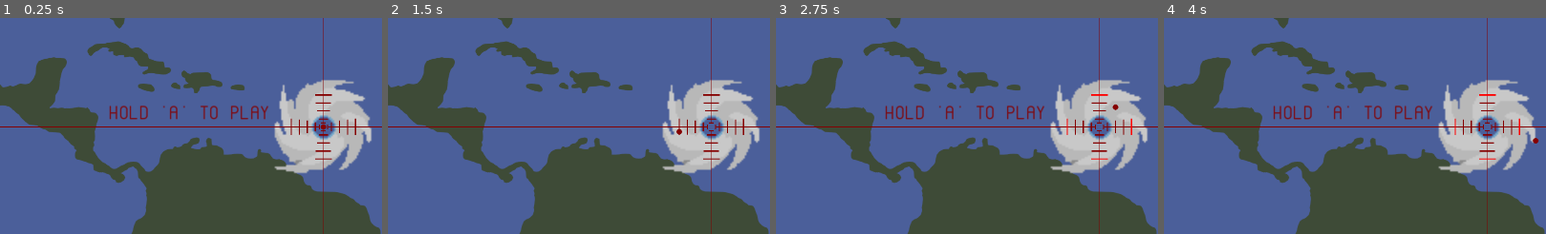
Above: before the commit, frames 1-4 (left to right).
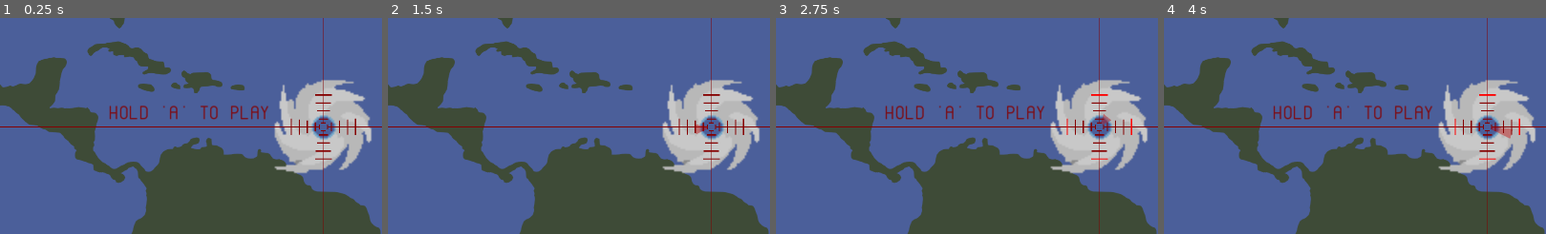
Above: after the commit, the same moments.

Repository: nschrag/BigHurricaneHunter
Game: Godot game, scene res://Map02.tscn
Same seed, same stepped clock (60 frames per second), same inputs: the game is played once before the commit and once after it.
Inputs (mouse positions are % of the whole screen's width and height, from its top left):
- Up to frame 1 (0.25 s): no input
- Up to frame 2 (1.5 s): tap Enter (ui_accept) at 0.5, 0.77, 1.25 s; move the mouse to (72, 45) at 0.52 s; hold Right (ui_right) 0.53-1.28 s; hold Space (fire) 0.53-1.28 s; move the mouse to (30, 55) at 1.27 s; hold Down (ui_down) from 1.28 s (still down); tap Space (fire) at 1.35 s
- Up to frame 3 (2.75 s): tap Enter (ui_accept) at 1.52 s; move the mouse to (60, 28) at 2.02 s; release Down (ui_down) at 2.03 s; hold Right (ui_right) from 2.03 s (still down); hold Space (fire) from 2.03 s (still down)
- Up to frame 4 (4 s): tap Enter (ui_accept) at 2.75, 3.02, 3.5, 3.77 s; move the mouse to (45, 70) at 2.77 s; release Right (ui_right) at 2.78 s; release Space (fire) at 2.78 s; hold Up (ui_up) 2.78-3.53 s; tap Space (fire) at 2.85 s; move the mouse to (80, 65) at 3.52 s; hold Left (ui_left) from 3.53 s (still down); hold Space (fire) from 3.53 s (still down)
The pictures show only the part of the screen within x 22-72%, y 50-100%; the shares and areas given below are measured in that part.

The runs differ from the first frame. In frame 1, less than 0.1% of the frame differs, in the area x 83-86%, y 48-52%; in frame 2, 0.1%; in frame 3, 0.1%; in frame 4, 0.2%, in the area x 85-98%, y 50-59%.

Commit message:
Changed the visual presentation of the mouse cursor

Diff:
--- /dev/null
+++ b/MouseCursor.gd
@@ -0,0 +1,6 @@
+extends Line2D
+
+class_name MouseCursor
+
+func set_cursor_position(pos: Vector2):
+	points.set(1, pos)
--- a/Reticule.gd
+++ b/Reticule.gd
@@ -2,6 +2,7 @@
 
 class_name Reticule
 
+const mouse_cursor_range = 80
 var speed = 300
 
 @export var hurricane_parent: Node2D
@@ -75,7 +76,7 @@
 			var dir = ($Center/MouseCursor.position)
 			var distance = get_speed() * delta
 			#if distance <= dir.length():
-			set_reticule_position(center.position + dir.normalized() * distance * (dir.length() / 150))
+			set_reticule_position(center.position + dir.normalized() * distance * (dir.length() / mouse_cursor_range))
 
 			pass
 			#var dif:Vector2 = get_global_mouse_position() - center.position
@@ -125,10 +126,14 @@
 	if event is InputEventMouseMotion:
 		var motion = event as InputEventMouseMotion
 		var p = $Center/MouseCursor.position
-		p += motion.screen_relative * 0.5
-		if p.length() > 150:
-			p = p.normalized() * 150
+		p += motion.screen_relative * 0.25
+		if p.length() > mouse_cursor_range:
+			p = p.normalized() * mouse_cursor_range
 		$Center/MouseCursor.position = p
+		var cursor: MouseCursor = $Center/MouseLine
+		cursor.set_point_position(0, p.normalized() * 10)
+		cursor.set_point_position(1, p)
+
 
 enum HitResult { HIT, CLOSE, MISS }
 func _unhandled_input(event: InputEvent) -> void:
--- a/Reticule.tscn
+++ b/Reticule.tscn
@@ -1,11 +1,16 @@
-[gd_scene load_steps=7 format=3 uid="uid://b88kikoejjfqq"]
+[gd_scene load_steps=9 format=3 uid="uid://b88kikoejjfqq"]
 
 [ext_resource type="Script" uid="uid://bot8k8l7vi6ht" path="res://Reticule.gd" id="1_0cdfs"]
 [ext_resource type="Script" uid="uid://h6u8yibik73r" path="res://ReticuleHash.gd" id="2_d8v40"]
 [ext_resource type="Texture2D" uid="uid://n73lyqd54tiv" path="res://Particle02.png" id="2_lob25"]
 [ext_resource type="Theme" uid="uid://mj45j2a4x55k" path="res://UITheme.tres" id="3_7l3bn"]
+[ext_resource type="Script" uid="uid://dya21aj50jioy" path="res://MouseCursor.gd" id="3_d7jy1"]
 [ext_resource type="Script" uid="uid://b4uhcucngxbaw" path="res://GameTimer.gd" id="4_fkohd"]
 [ext_resource type="LabelSettings" uid="uid://b2smq1q877j2o" path="res://ReticuleLabel.tres" id="4_iqx64"]
+
+[sub_resource type="Curve" id="Curve_d7jy1"]
+_data = [Vector2(0, 0.258427), 0.0, 0.741573, 0, 1, Vector2(1, 1), 0.741573, 0.0, 1, 0]
+point_count = 2
 
 [node name="Reticule" type="Node2D"]
 script = ExtResource("1_0cdfs")
@@ -42,8 +47,16 @@
 z_index = 1
 
 [node name="MouseCursor" type="Sprite2D" parent="Center"]
+visible = false
 modulate = Color(0.521569, 0, 0, 1)
 texture = ExtResource("2_lob25")
+
+[node name="MouseLine" type="Line2D" parent="Center"]
+points = PackedVector2Array(0, 0, 0, 0)
+width = 25.0
+width_curve = SubResource("Curve_d7jy1")
+default_color = Color(0.784314, 0, 0, 0.392157)
+script = ExtResource("3_d7jy1")
 
 [node name="HHash0" type="Line2D" parent="Center"]
 position = Vector2(-10, 0)
Not shown, added: MouseCursor.gd.uid
